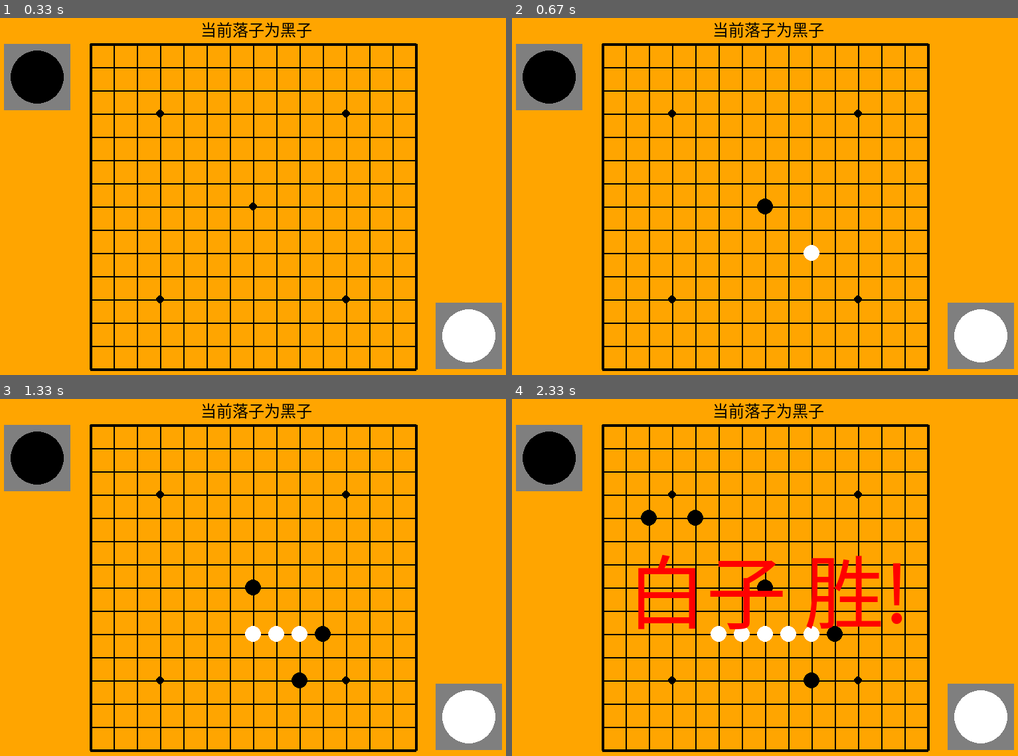
Above: before the commit, frames 1-4 (two rows, left to right).
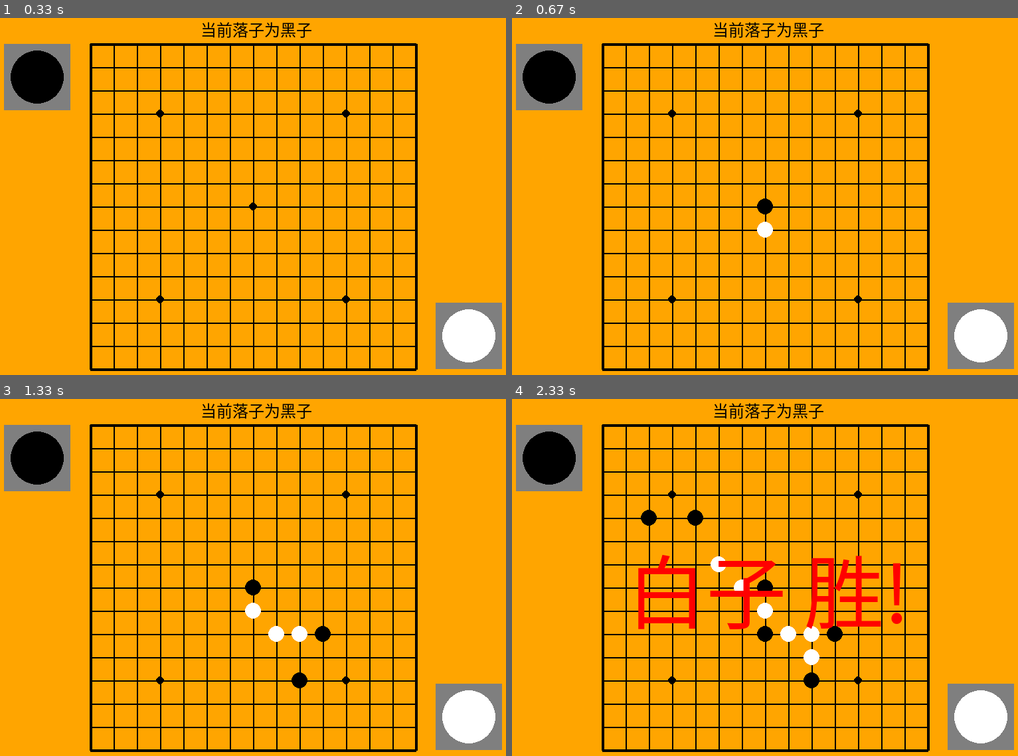
Above: after the commit, the same moments.

Repository: seancheng33/PygameProject
Game: pygame game, started from gobang/gobang.py
Two runs of this game, one before a commit and one after it. Both use one fixed random seed, a clock stepped at 60 frames per second and the inputs below.
Inputs (mouse positions are in pixels of both pictures, inside the frame that each line leads up to):
- Up to frame 1 (0.33 s): no input
- Up to frame 2 (0.67 s): click (770, 207) at 0.38 s
- Up to frame 3 (1.33 s): click (308, 677) at 0.72 s; click (318, 620) at 1.05 s
- Up to frame 4 (2.33 s): click (643, 509) at 1.38 s; click (770, 638) at 1.72 s; click (694, 506) at 2.05 s

Frame 1 is identical in both runs. In frame 2, 0.2% of the frame differs, in the area x 48-61%, y 57-69%; in frame 3, 0.2%; in frame 4, 0.7%, in the area x 39-61%, y 44-75%.

Commit message:
完成五子棋的对弈能力

Diff:
--- a/gobang/ComputerAI.py
+++ b/gobang/ComputerAI.py
@@ -303,7 +303,6 @@
     for i in whitePoint.keys():
         if i > maxWhite:
             maxWhite = i
-
 
     if maxBlack > maxWhite:
         if len(blackPoint[maxBlack]) == 1:
--- a/gobang/gobang.py
+++ b/gobang/gobang.py
@@ -4,6 +4,8 @@
 @CreateTime   : 2019/1/14
 @Program      : 五子棋游戏，目标为实现可以简单的人机对弈。
 """
+import random
+
 import pygame
 import sys
 from pygame import *
@@ -21,6 +23,8 @@
 WINFONT = 'c:/windows/Fonts/SimHei.ttf'
 MACFONT = ''
 LINUXFONT = ''
+
+WHITEFIRST = True
 
 
 def draw_chess(screen, chess_color, posx, posy):
@@ -105,6 +109,7 @@
     chess_array = [[None for i in range(COL)] for j in range(ROW)]  # 存储棋子的状态
     isblack = True  # 当前是否为黑子下，这个判断条件有多种用途，用在判断现在是谁落子，以及谁落子后获得了胜利。
     iswin = False
+    isFirst = True
 
     while True:
         screen.fill(ORANGE)  # 绘制背景的颜色
@@ -156,7 +161,16 @@
                     #     isblack = True
 
         if not iswin and not isblack:
-            x, y = ComputerAI.ai_scan(chess_array)
+            if isFirst:
+                if chess_array[7][7] == None:
+                    x, y = 7, 7
+                else:
+                    x, y = random.choice([(6, 6), (6, 7), (6, 8), (7, 6), (7, 8), (8, 6), (8, 7), (8, 8)])
+                    while not chess_array[x][y] == None:
+                        x, y = random.choice([(6, 6), (6, 7), (6, 8), (7, 6), (7, 8), (8, 6), (8, 7), (8, 8)])
+                isFirst = False
+            else:
+                x, y = ComputerAI.ai_scan(chess_array)
             # 设定白子在数组中的数值为2
             chess_array[x][y] = 'white'
             if game_win(chess_array, 'white'):
Not shown, changed: gobang/readme.md
